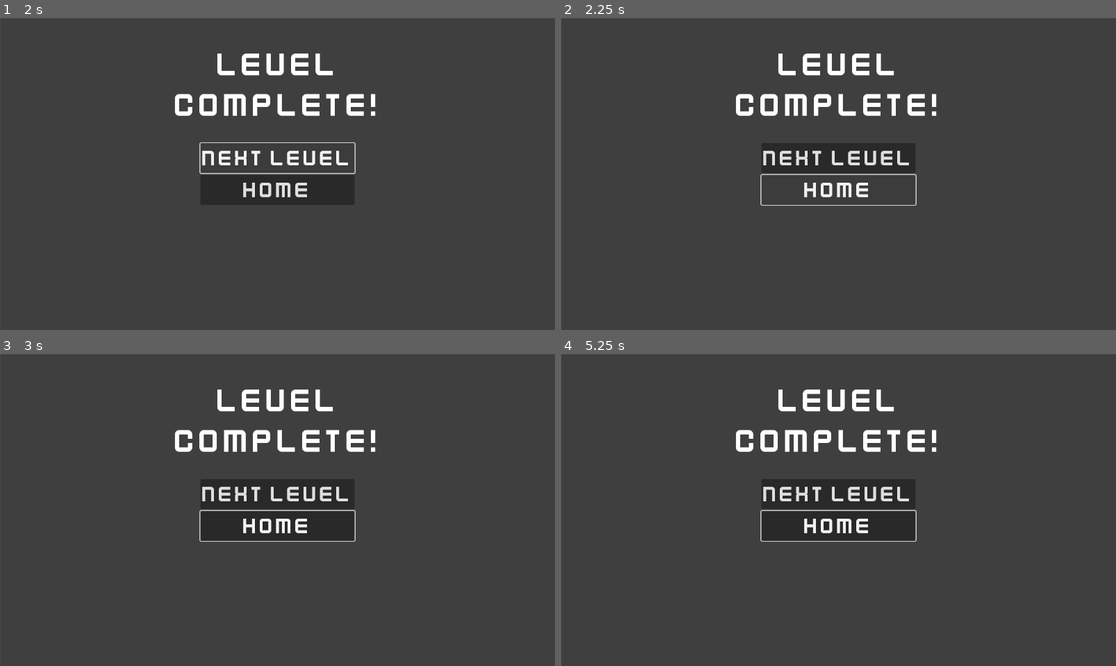
Above: before the commit, frames 1-4 (two rows, left to right).
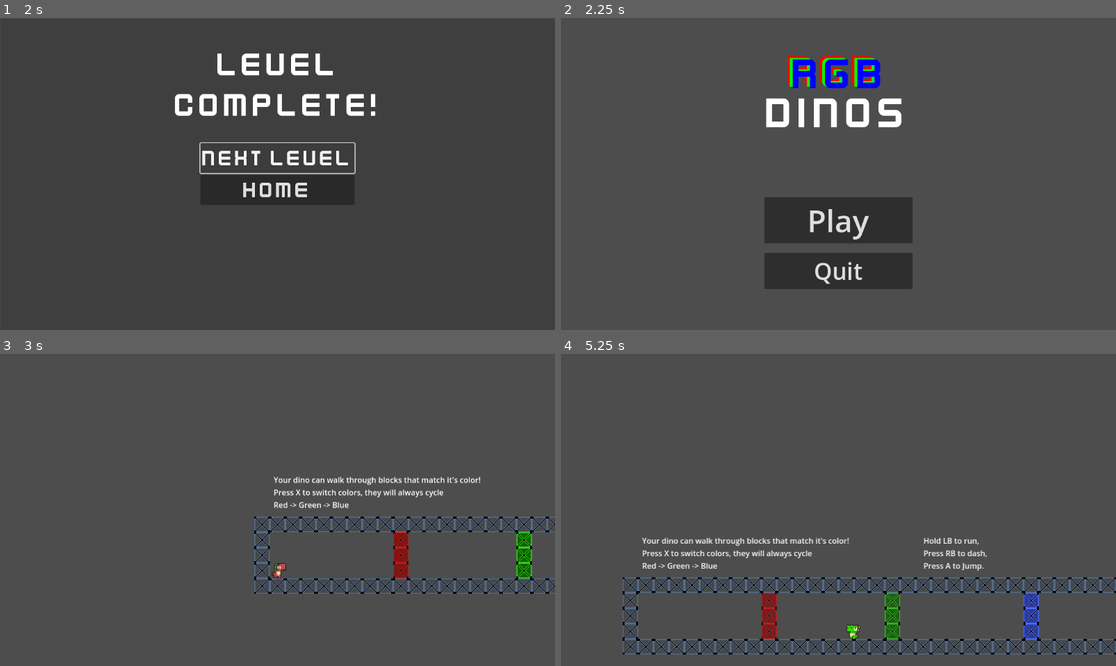
Above: after the commit, the same moments.

Repository: jdkopala/rgb-dinos
Game: Godot game, scene res://Scenes/LevelComplete.tscn
The game is run twice, just before and just after one commit, with the same random seed, the same clock (stepped at 60 frames per second) and the same inputs. This scene is started directly instead of the project's main scene. Sound files missing from this copy of the repository are replaced by a short silence.
Inputs (mouse positions are in pixels of both pictures, inside the frame that each line leads up to):
- Up to frame 1 (2 s): click "Next Level" at 0.5 s; click "Next Level" at 1.25 s
- Up to frame 2 (2.25 s): click "Home" at 2 s
- Up to frame 3 (3 s): click (277, 556) at 2.75 s, where only the run after the commit has a clickable "Play"
- Up to frame 4 (5.25 s): tap X at 3.5, 4.25, 5 s; hold D (right) 3.53-5.03 s; tap S (dash) at 3.6 s; tap Space (jump) at 3.77, 4.52 s; tap Shift (run) at 4.35 s; hold A (left) from 5.03 s (still down); tap E (toggle_color) at 5.1 s

Frame 1 is identical in both runs. In frame 2, 7.3% of the frame differs, in the area x 31-68%, y 11-86%; in frame 3, 11%; in frame 4, 15%, in the area x 11-100%, y 11-97%.
Error in both runs: Invalid assignment of property or key 'stream' with value of type 'AudioStreamOggVorbis' on a base object of type 'Nil'. (res://Scripts/GameManager.gd:87)

Commit message:
add signal

Diff:
--- a/Scenes/LevelComplete.tscn
+++ b/Scenes/LevelComplete.tscn
@@ -70,4 +70,4 @@
 text = "Home"
 
 [connection signal="pressed" from="VBoxContainer/NextBtn" to="." method="_on_next_btn_pressed"]
-[connection signal="pressed" from="VBoxContainer/HomeBtn" to="." method="_on_home_btn_pressed"]
+[connection signal="pressed" from="VBoxContainer/HomeBtn" to="." method="_on_home_button_pressed"]
